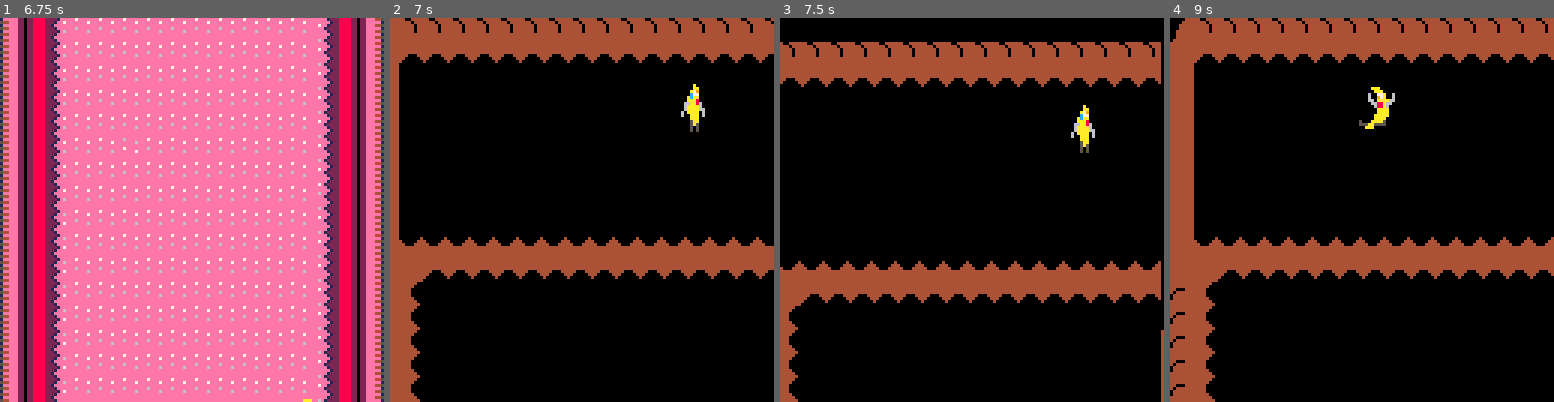
Above: before the commit, frames 1-4 (left to right).
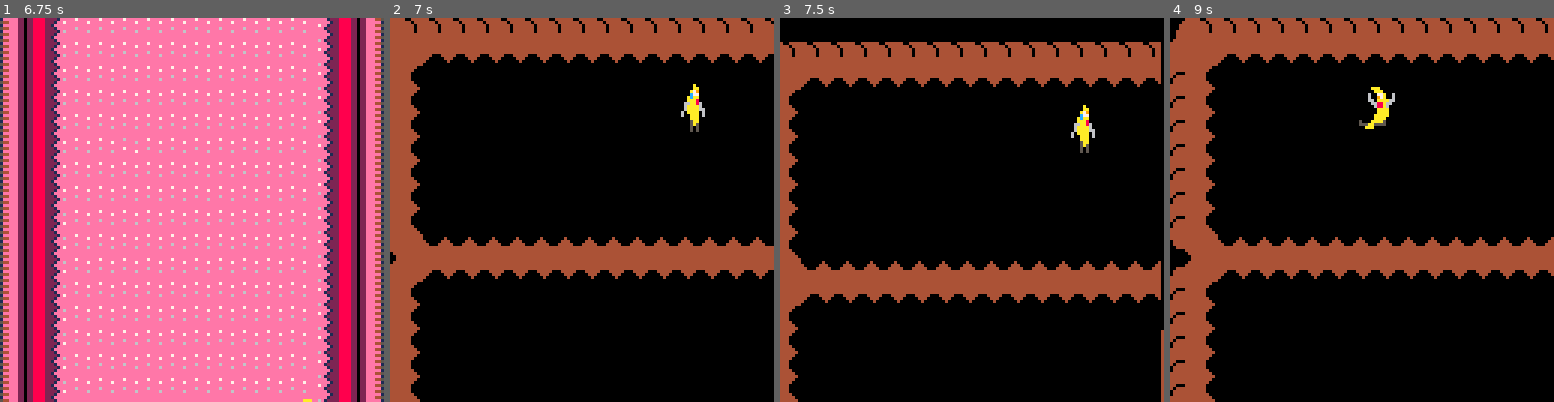
Above: after the commit, the same moments.

Repository: antonono/pico8
Game: PICO-8 cartridge carts/dontEatMe.p8
Two runs of this game, one before a commit and one after it. Both use one fixed random seed, a clock stepped at 60 frames per second and the inputs below.
Inputs:
- Up to frame 1 (6.75 s): hold Right 1.6-2.1 s; hold Up 2.15-2.42 s; hold Right 2.47-3.03 s; hold Left 3.08-3.58 s; hold Down 3.63-3.97 s; hold Right 4.02-4.68 s; hold Up 4.73-5.03 s; hold Left 5.08-5.68 s; hold Down 5.73-6.03 s; hold Right 6.08-6.58 s; hold Right from 6.63 s (still down)
- Up to frame 2 (7 s): keep holding Right
- Up to frame 3 (7.5 s): release Right at 7.13 s; hold Up 7.18-7.45 s
- Up to frame 4 (9 s): hold Right 7.5-8.07 s; hold Left 8.12-8.62 s; hold Down from 8.67 s (still down)

Frame 1 is identical in both runs. In frame 2, 2.1% of the frame differs, in the area x 0-9%, y 9-65%; in frame 3, 1.7%; in frame 4, 2.6%, in the area x 0-13%, y 9-68%.

Commit message:
Edit map

Diff:
--- a/carts/dontEatMe.p8
+++ b/carts/dontEatMe.p8
@@ -338,16 +338,16 @@
 4253444545454545454545454554435200000000000000000000000000000000000000000000000000000000000e0e0e0e0e0e0e0e0e0e0e0e0e0e0e0e0e0e0e5f5f5f5f5f5f5f5f5f0f0f0f0f0f5f5f5f5f0f5f5f5f5f5f5f5f5f5f5f5f5f5f5f5f5f5f5f5f5f5f5f5f5f5f5f5f5f5f5f5f005f5f0000000000000000000000
 425344454545454545454545455443525a000000000000000000000000000000000000000000000000000000000e0e0e0e0e0e0e0e0e0e0e0e0e0e0e0e0e0e0e5f5f5f5f5f5f5f5f5f0f0f0f000f5f5f5f5f0f5f5f5f5f5f5f5f5f5f5f5f5f5f5f5f5f5f5f5f5f5f5f5f5f5f5f5f5f5f5f5f5f5f5f6f00000000000000000000
 425344454545454545454545455443525a000000000000000000000000000000000000000000000000000000000e0e0e0e0e0e0e0e0e0e0e0e0e0e0e0e0e0e0e0e7c4e4e4e4e4e4e4e4e4e4e4e4e4e4e4e4e0f4e4e4e4e4e4e4e4e4e4e4e4e4e4e4e4e4e4e4e5c4e4e4e4e4e4e4e4e4e4e4e4e5c4e4e4e4e4e4e4e4e4e4e4e6d
-425344454545454545454545455443525a000000000000000000000000000000000000000000000000000000000e0e0e0e0e0e0e0e0e0e0e0e0e0e0e0e0e0e0e0e5c4b4b4b4b4b4b4b4b4b4b4b4b4b4b4b4b0f4b4b4b4b4b4b4b4b4b4b4b4b4b4b4b4b4b4b4b5c4b4b4b4b4b4b4b4b4b4b4b4b5c4b4b4b4b4b4b4b4b4b4b5c5c
-425344454545454545454545455443525a000000000000000000000000000000000000000000000000000000000e0e0e0e0e0e0e0e0e0e0e0e0e0e0e0e0e0e0e0e5c000f0f0f0f0f0f0f0f0f0f0f0f0f0f0f0f0f00000f0f0f0f0f00000000000000000000005c5f5f5f5f5f5f5f5f5f005f5f5c5f5f00000000000000005d4d
-425344454545454545454545455443525a000000000000000000000000000000000000000000000000000000000e0e0e0e0e0e0e0e0e0e0e0e0e0e0e0e0e0e0e0e5c0000005f5f5f000000000000000000000f0000000000000f0f0f0f0f0f0f0f000f000f0f5c0f0f5f5f5f5f5f5f5f00005f5c5f5f000000000000000f5d4d
-4253444545454545454545454554435200000000000000000000000000000000000000000000000000000000000e0e0e0e0e0e0e0e0e0e0e0e0e0e0e0e0e0e0e0e5c0000005f5f5f5f0000000000000f0f0f0f0f0f000f0f0f000000000000000000000000005c5f5f5f5f5f5f5f5f5f0000000f5f5f000000000000000f5d4d
-4253444545454545454545454554435200000000000000000000000000000000000000000000000000000000000e0e0e0e0e0e0e0e0e0e0e0e0e0e5f5f5f5f5f5f5c000000005f090909090909000f0f0f0f0f0f0f000f0f0f000000000000000000000000005f5f5f5f5f5f5f5f5f5f0000000f5f5f000000000000000f5d4d
-4253444545454545454545454554435200000000000000000000000000000000000000000000000000000000000e0e0e0e0e0e0e0e0e0e0e0e0e0e0e0e0e0e0e0e5c00000f0f0f0f0f0f0f000000000000000f0f0f00000000000000000000000000000000005f5f5f5f5f5f5f5f5f5f0000000f5f5f000000000000000f5d4d
-4253444545454545454545454554435200000000000000000000000000000000000000000000000000000000000e0e0e0e0e0e0e0e0e0e0e0e0e0e0e0e5f5f1e005c00000f0f0f0f0f090900090909090f0f0f0f0f0f0f0f00000000000000000000000000005f5f5f5f5f5f5f5f5f5f000000005f5f000000000000000f5d4d
-4253444545464545454545454554435200000000000000000000000000000000000000000000000000000000000e0e0e0e0e0e0e0e0e0e0e0e0e0e5f5f5f5f1e005c09090f0f0f0f0f0f0f000000000f0f0f0f0f0f0f0f0f0f000000000000000000000000005f5f5f5f5f5f5f5f5f5f000000005f5f000000000000000f5d4d
-42534445454545454545454545544352000000000000000000000000000000000000000000000000000000001e0e0e0e0e0e0e0e0e0e0e0e0e0e0e0e0e0e0e1e5f5c5e5e5e5e5e5e5e5e5e5e5e5e5e5e5e5e0f5e5e5e5e5e5e5e5e5e5e5e5e5e5e5e5e5e5e5e5e5e5e5e5e5e5e5e5e5e5e5e5e5e5e5e5e5e5e0000000f0f5d4d
-42534445454545454545454545474352000000000000000000000000000000000000000000000000000000001e0e0e0e0e0e0e0e0e0e0e0e0e0e0e0e0e0e0e1e5f5c5c4b4b4b4b4b4b4b4b4b4b4b4b4b4b4b0f4b4b4b4b4b4b4b4b4b4b4b4b4b4b4b4b4b4b4b4b4b4b4b4b4b4b4b4b4b4b4b4b4b4b4b4b4b4b000f0f0f005d4d
+425344454545454545454545455443525a000000000000000000000000000000000000000000000000000000000e0e0e0e0e0e0e0e0e0e0e0e0e0e0e0e0e0e0e0e5c5c4b4b4b4b4b4b4b4b4b4b4b4b4b4b4b0f4b4b4b4b4b4b4b4b4b4b4b4b4b4b4b4b4b4b4b5c4b4b4b4b4b4b4b4b4b4b4b4b5c4b4b4b4b4b4b4b4b4b4b5c5c
+425344454545454545454545455443525a000000000000000000000000000000000000000000000000000000000e0e0e0e0e0e0e0e0e0e0e0e0e0e0e0e0e0e0e0e4f6b0f0f0f0f0f0f0f0f0f0f0f0f0f0f0f0f0f00000f0f0f0f0f00000000000000000000005c5f5f5f5f5f5f5f5f5f005f5f5c5f5f00000000000000005d4d
+425344454545454545454545455443525a000000000000000000000000000000000000000000000000000000000e0e0e0e0e0e0e0e0e0e0e0e0e0e0e0e0e0e0e0e4f6b00005f5f5f000000000000000000000f0000000000000f0f0f0f0f0f0f0f000f000f0f5c0f0f5f5f5f5f5f5f5f00005f5c5f5f000000000000000f5d4d
+4253444545454545454545454554435200000000000000000000000000000000000000000000000000000000000e0e0e0e0e0e0e0e0e0e0e0e0e0e0e0e0e0e0e0e4f6b00005f5f5f5f0000000000000f0f0f0f0f0f000f0f0f000000000000000000000000005c5f5f5f5f5f5f5f5f5f0000000f5f5f000000000000000f5d4d
+4253444545454545454545454554435200000000000000000000000000000000000000000000000000000000000e0e0e0e0e0e0e0e0e0e0e0e0e0e5f5f5f5f5f5f4f6b0000005f090909090909000f0f0f0f0f0f0f000f0f0f000000000000000000000000005f5f5f5f5f5f5f5f5f5f0000000f5f5f000000000000000f5d4d
+4253444545454545454545454554435200000000000000000000000000000000000000000000000000000000000e0e0e0e0e0e0e0e0e0e0e0e0e0e0e0e0e0e0e0e4f6b000f0f0f0f0f0f0f000000000000000f0f0f00000000000000000000000000000000005f5f5f5f5f5f5f5f5f5f0000000f5f5f000000000000000f5d4d
+4253444545454545454545454554435200000000000000000000000000000000000000000000000000000000000e0e0e0e0e0e0e0e0e0e0e0e0e0e0e0e5f5f1e004f6b000f0f0f0f0f090900090909090f0f0f0f0f0f0f0f00000000000000000000000000005f5f5f5f5f5f5f5f5f5f000000005f5f000000000000000f5d4d
+4253444545464545454545454554435200000000000000000000000000000000000000000000000000000000000e0e0e0e0e0e0e0e0e0e0e0e0e0e5f5f5f5f1e004f6b090f0f0f0f0f0f0f000000000f0f0f0f0f0f0f0f0f0f000000000000000000000000005f5f5f5f5f5f5f5f5f5f000000005f5f000000000000000f5d4d
+42534445454545454545454545544352000000000000000000000000000000000000000000000000000000001e0e0e0e0e0e0e0e0e0e0e0e0e0e0e0e0e0e0e1e5f505c5e5e5e5e5e5e5e5e5e5e5e5e5e5e5e0f5e5e5e5e5e5e5e5e5e5e5e5e5e5e5e5e5e5e5e5e5e5e5e5e5e5e5e5e5e5e5e5e5e5e5e5e5e5e0000000f0f5d4d
+42534445454545454545454545474352000000000000000000000000000000000000000000000000000000001e0e0e0e0e0e0e0e0e0e0e0e0e0e0e0e0e0e0e1e5f605c4b4b4b4b4b4b4b4b4b4b4b4b4b4b4b0f4b4b4b4b4b4b4b4b4b4b4b4b4b4b4b4b4b4b4b4b4b4b4b4b4b4b4b4b4b4b4b4b4b4b4b4b4b4b000f0f0f005d4d
 42535645454545454545454545544352000000000000000000000000000000000000000000000000000000001e0e0e0e0e0e0e0e0e0e0e0e0e0e0e0e0e0e0e1e5f4f6b00000000000000005f5f5f5f5f5f5f0f5f5f5f5f5f5f5f5f5f5f5f5f5f5f5f5f5f5f5f5f5f5f5f5f5f5f5f5f000000005f5f5f00005f00000000005d4d
 42535645454545454545454545544352000000000000000000000000000000000000000000000000000000001e0e0e0e0e0e0e0e0e0e0e0e0e0e0e0e0e0e0e1e5f4f6b00000000000000005f5f5f5f5f5f5f5c5f5f5f5f5f5f5f5f5f5f5f5f5f5f5f5f5f5f5f5f5f5f5f5f5f5f5f5f5f000000005f5f00005f00000000005d4d
 42535645454545454545454545544352000000000000000000000000000000000000000000000000000000001e0e0e0e0e0e0e0e0e0e0e0e0e0e0e0e0e0e0e1e5f4f6b00000000000000005f5f5f5f5f5f5f5c5f5f5f5f5f5f5f5f5f5f5f5f5f5f5f5f5f5f5f5f5f5f5f5f5f5f5f5f5f000000005f5f00000000000000005d4d
